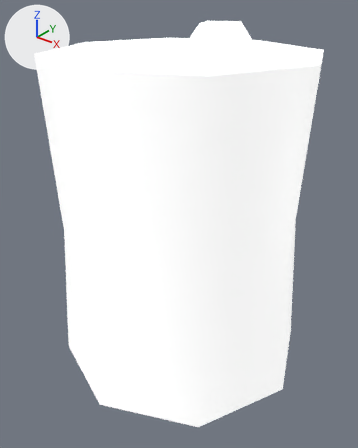
The FBX model Assets/GAME_MODELS-new/Cartoon Town and Farm/Models/Barrel1.fbx, before and after one commit.
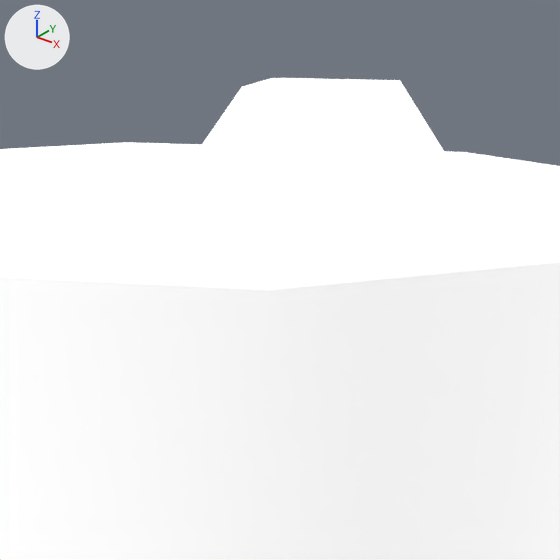
Each version is shown whole from a 50 mm camera at (-0.09497, -0.0191, 0.0195) aimed at (-0.10987, -0.00047, 0.00795), then close up on the part from 38% to 79% of the width and 0% to 33% of the height. Lighting does not change. The marker at upper left points along +X, +Y and +Z. Where no turn or scale is listed for an object, it has been applied to the vertices.
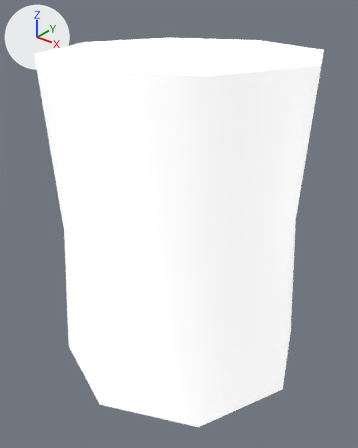
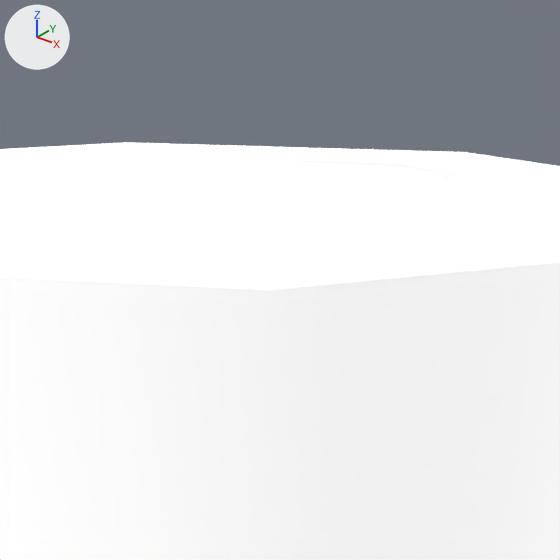
Commit message: barrel modified

The change, as a diff of the scene's bpy script:
```diff
--- a/Assets/GAME_MODELS-new/Cartoon Town and Farm/Models/Barrel1.fbx.py
+++ b/Assets/GAME_MODELS-new/Cartoon Town and Farm/Models/Barrel1.fbx.py
@@ me_mesh @@
 me_mesh.from_pydata(...)  # 36 vertices, 36 faces; spans x -0.0068..0.0068, y -0.0068..0.0068, z 0.0..0.0178
 # used by ob_polysurface499; location = (-0.11, 0.0, 0.0)
 # before: 32 (0.0005, 0.0042, 0.0178) at pixel (400, 80), 33 (-0.0011, 0.0035, 0.0178) at pixel (273, 77), 34 (-0.0005, 0.0019, 0.0178) at pixel (242, 86), 35 (0.0011, 0.0026, 0.0178) at pixel (376, 89)
+# me_mesh part 1
+for i in [*range(32, 36)]: me_mesh.vertices[i].co += Vector((0.0, 0.0, -0.0012))
 me_mesh.materials.append(mat_atlas1)
```

Boxes (x1, y1, x2, y2) around the edits, measured in the close-ups (560 x 560 px; the box of a moved part takes in the faces that stretch with it):
'polySurface499', reshaped
    before: (0, 78, 560, 560)
    after: (0, 142, 560, 560)
part 1 of me_mesh, moved or reshaped
    before: (180, 78, 457, 192)
    after: (180, 160, 457, 192)
